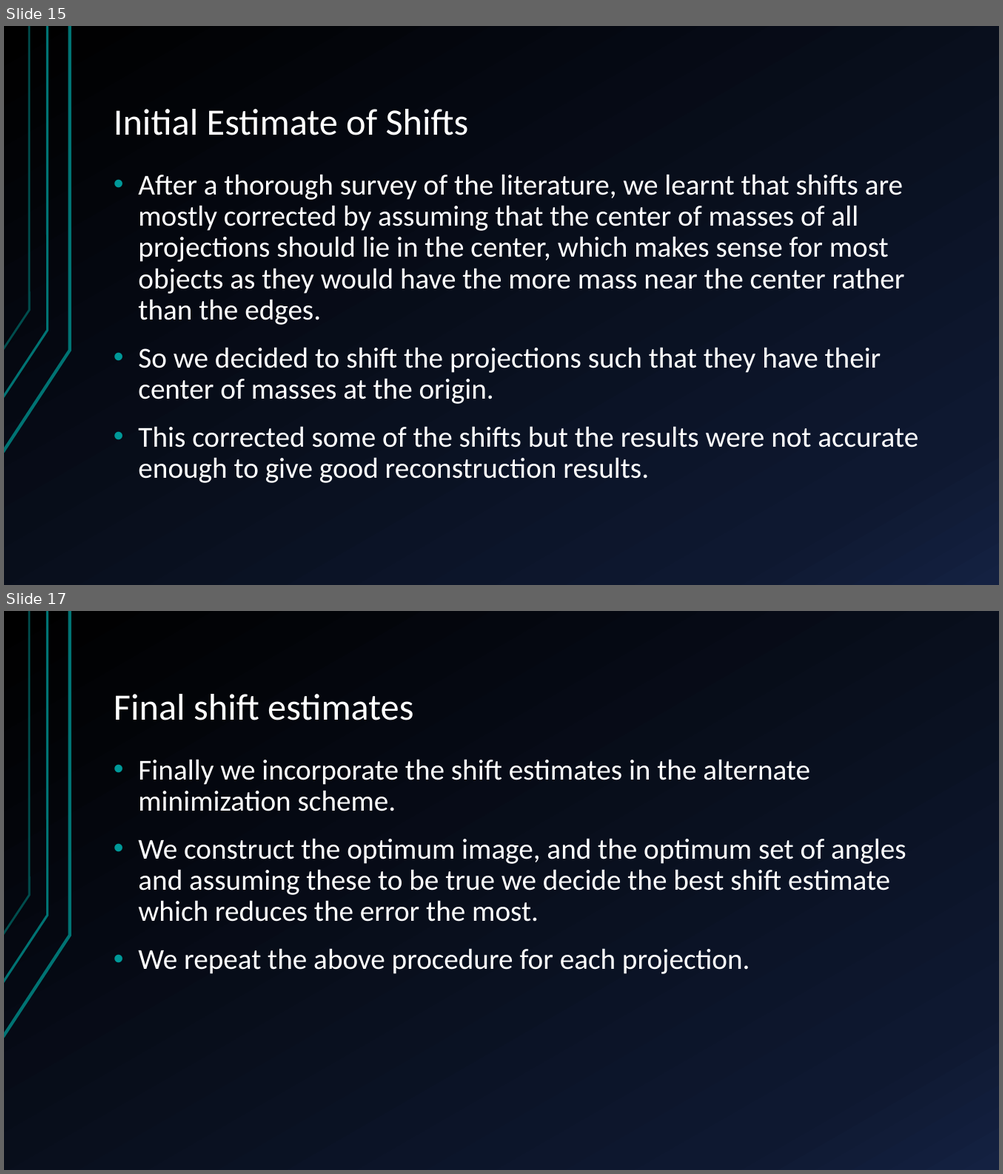
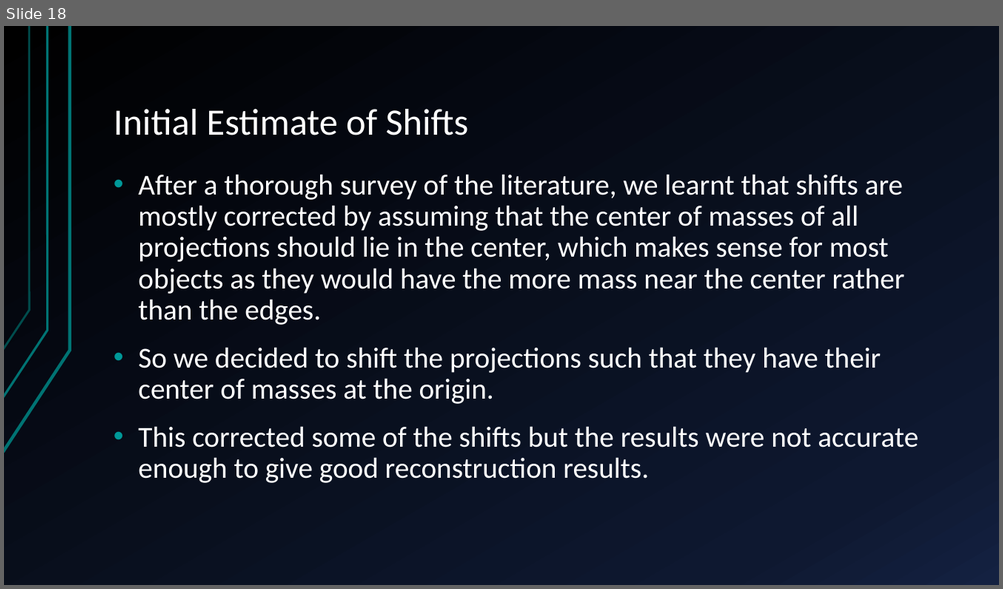
Before and after one commit to arunabh98/Noise-and-Outlier-Resistant-Tomographic-Reconstruction-under-Unknown-Viewing-Parameters, a slide deck: results/RnD Presentation.pptx. Shown one above the other, each under a label of ours: slides 15 and 17 before the commit, slide 18 after it; the slides between them are not shown. The pictures are 1003x1174 and 1003x589 pixels, drawn with LibreOffice and Linux fonts; fonts in the diff are those of the drawing. Boxes give left, top, right and bottom in pixels: in the first picture for what was removed or moved away, otherwise in the second. Text is boxed around its words. In the diff, an @@ line names an element or a change of style, - is before the commit and + after.

```diff
--- a/results/RnD Presentation.pptx
+++ b/results/RnD Presentation.pptx
@@ slide 17 removed at (4, 611, 999, 1170), background gradient #000000 to #0F1931 to #142242; not listed: 3 template elements that a slide beside it also shows @@
@@ title removed at (114, 694, 413, 721) @@
-Final shift estimates
@@ text removed at (138, 759, 906, 974) @@
-• Finally we incorporate the shift estimates in the alternate minimization scheme.
-• We construct the optimum image, and the optimum set of angles and assuming these to be true we decide the best shift estimate which reduces the error the most.
-• We repeat the above procedure for each projection.
@@ what was slide 15 is now slide 18 @@
```
Also in this commit, not shown: 9 slides changed, 9 slides added, 11 other files.
